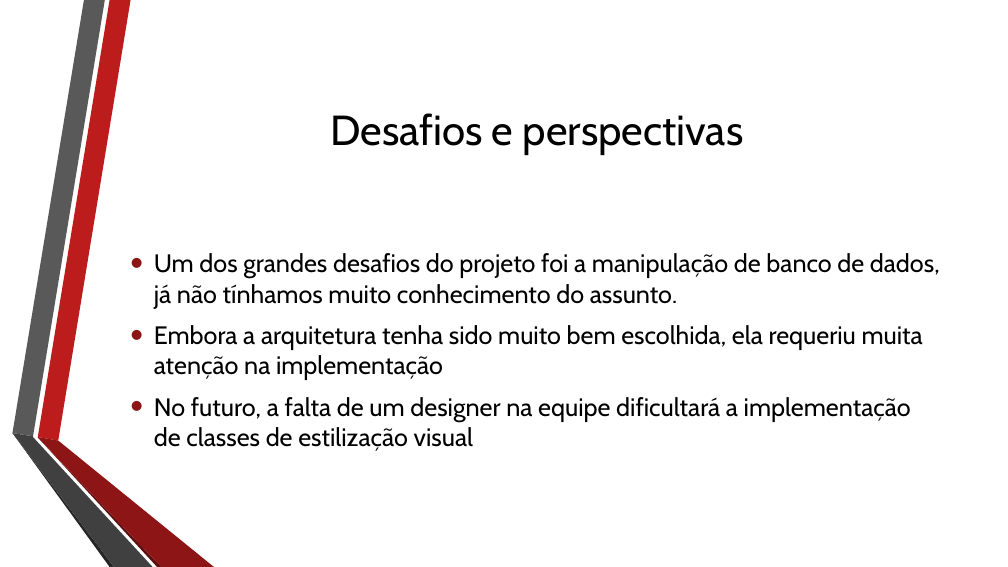
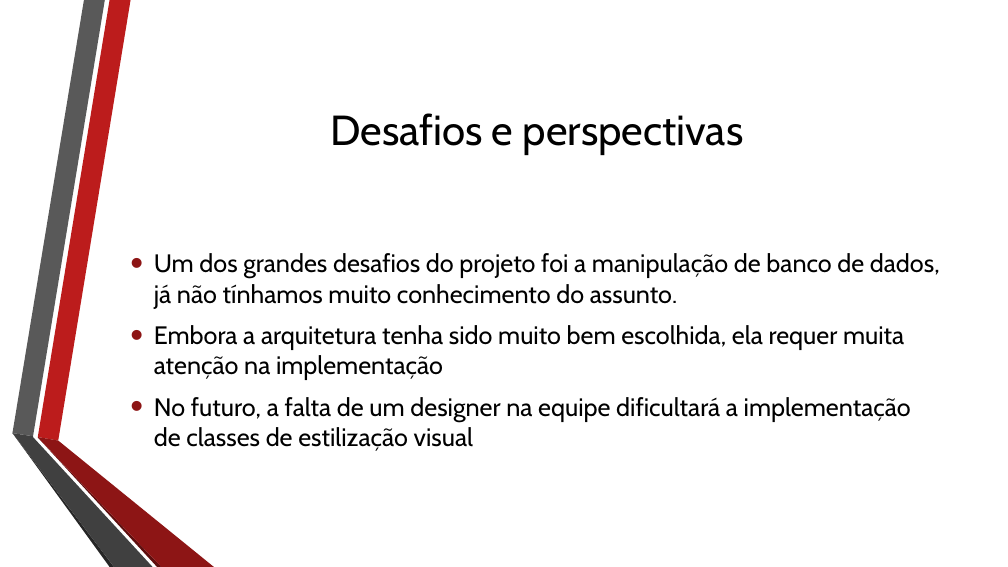
Before and after one commit to redtxai/bellsprout, a slide deck: slide 10 of Documentação/Colheita Urbana.pptx. Drawn at 1008x567 pixels with LibreOffice and Linux fonts; fonts in the diff are those of the drawing; background and template pictures are left out. Boxes give left, top, right and bottom in pixels: in the first picture for what was removed or moved away, otherwise in the second. Text is boxed around its words. In the diff, an @@ line names an element or a change of style, - is before the commit and + after.

Commit message:
apresentação

```diff
--- a/Documentação/Colheita Urbana.pptx
+++ b/Documentação/Colheita Urbana.pptx
@@ text at (x1=154, y1=325, x2=904, y2=380): text changed @@
-• Embora a arquitetura tenha sido muito bem escolhida, ela requeriu muita atenção na implementação
+• Embora a arquitetura tenha sido muito bem escolhida, ela requer muita atenção na implementação
```
Also in this commit, not shown: 1 other file.
